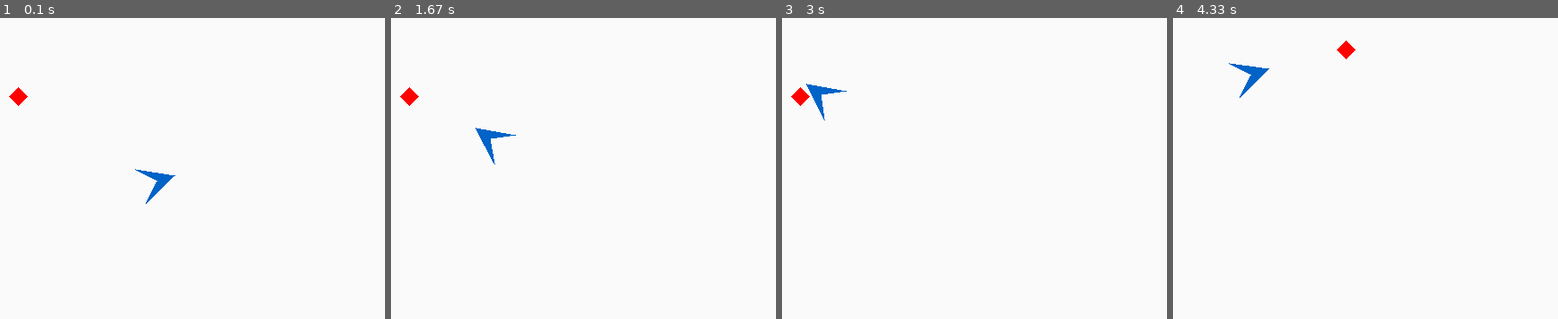
Above: before the commit, frames 1-4 (left to right).
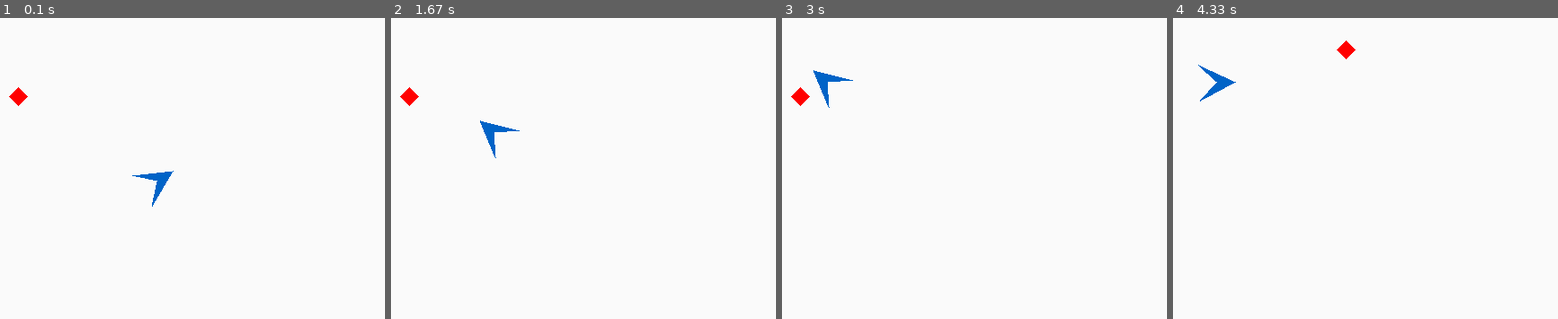
Above: after the commit, the same moments.

Repository: yipyip/Pygame-Examples
Game: pygame game, started from goalchaser.py
The game is run twice, just before and just after one commit, with the same random seed, the same clock (stepped at 60 frames per second) and the same inputs.
Inputs:
- Up to frame 1 (0.1 s): no input
- Up to frame 2 (1.67 s): no input
- Up to frame 3 (3 s): no input
- Up to frame 4 (4.33 s): no input

The runs differ from the first frame. In frame 1, 0.2% of the frame differs, in the area x 34-46%, y 50-63%; in frame 2, 0.4%; in frame 3, 0.5%; in frame 4, 0.6%, in the area x 6-25%, y 14-28%.

Commit message:
goalchaser smoother

Diff:
--- a/goalchaser.py
+++ b/goalchaser.py
@@ -344,8 +344,8 @@
           'backcol': (250, 250, 250),
           'robot_col': (0, 99, 199),
           'goal_col': (255, 0, 0),
-          'fps': 400,        # Pygame clock ticks
-          'dt': 0.05,       # Time delta in secs
+          'fps': 200,        # Pygame clock ticks
+          'dt': 0.005,       # Time delta in secs
           'pi_step': 1,      # PI domain: angle = PI * 2 / pi_step
           'pi_eps': 32,     # PI domain: angle epsilon = PI * 2 / pi_eps
           'move_step': 64,   # screen domain
